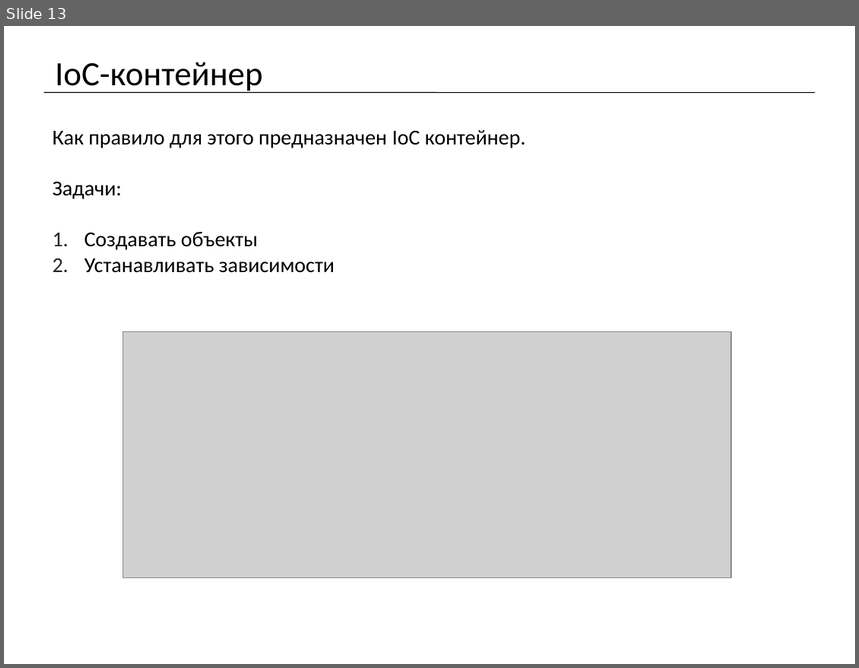
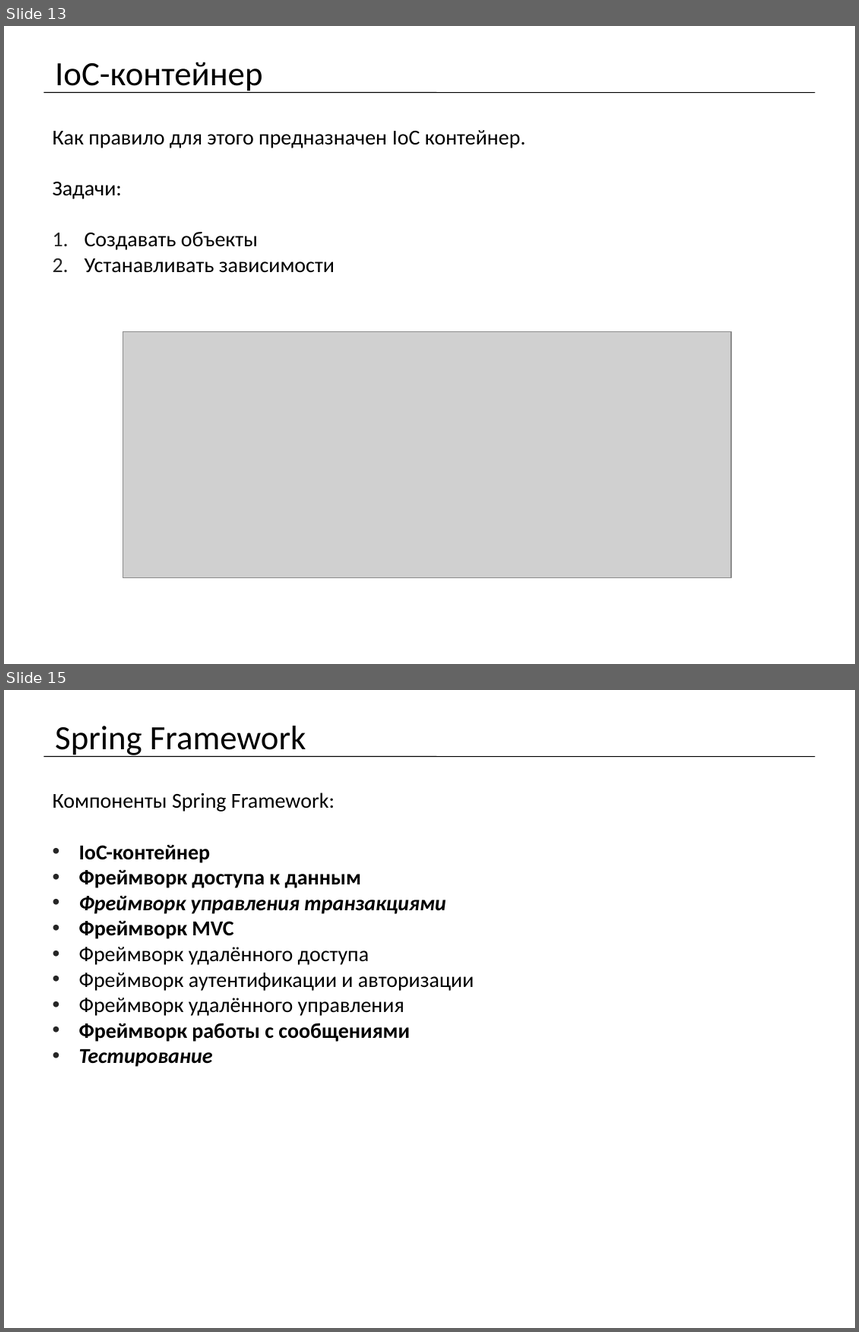
Before and after one commit to mrdekk/j2ee_course, a slide deck: lectures/j2ee. Lecture 1.pptx. Shown one above the other, each under a label of ours: slide 13 before the commit, slides 13 and 15 after it; the slides between them are not shown. The pictures are 859x668 and 859x1332 pixels, drawn with LibreOffice and Linux fonts; fonts in the diff are those of the drawing; grey boxes stand for pictures. Boxes give left, top, right and bottom in pixels: in the first picture for what was removed or moved away, otherwise in the second. Text is boxed around its words. In the diff, an @@ line names an element or a change of style, - is before the commit and + after.

Commit message:
change: лекция №1 add: проект maven + spring для лекции №1 add: скриншоты некоторых операций по созданию maven проекта с поддержкой spring и запуска его change: .gitignore файл для исключения папки target проектов spring из индекса

```diff
--- a/lectures/j2ee. Lecture 1.pptx
+++ b/lectures/j2ee. Lecture 1.pptx
@@ slide 15 added at (x1=4, y1=690, x2=855, y2=1328), background #FFFFFF @@
@@ title added at (x1=55, y1=726, x2=306, y2=757), 28.8 pt, text #000000 @@
+Spring Framework
@@ line added from (44, 756) to (815, 756), #000000 0.75 pt @@
@@ text added at (x1=53, y1=793, x2=474, y2=1067), 18 pt, text #000000, bold @@
+Компоненты Spring Framework:
+• IoC-контейнер
+• Фреймворк доступа к данным
+• Фреймворк управления транзакциями
+• Фреймворк MVC
+• Фреймворк удалённого доступа
+• Фреймворк аутентификации и авторизации
+• Фреймворк удалённого управления
+• Фреймворк работы с сообщениями
+• Тестирование
```
Also in this commit, not shown: 1 slide changed, 9 other slides added, 21 other files.
